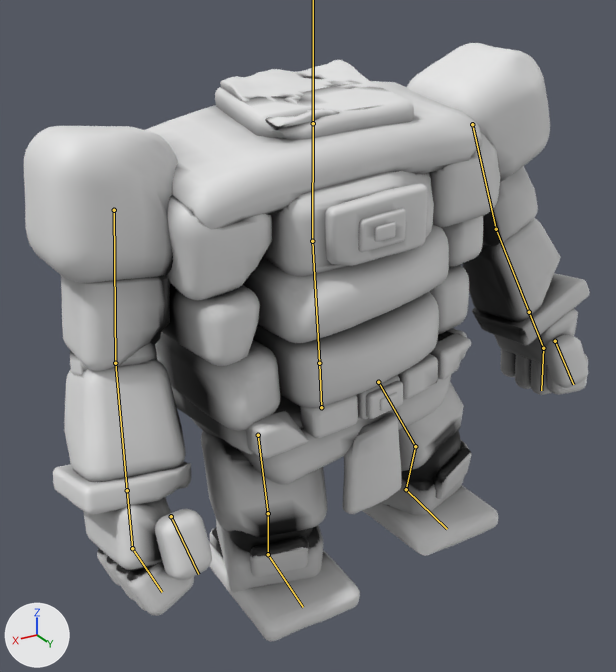
The glTF model assets/models/headless_body.glb as it was, and as the next commit left it.
The view is the same before and after, from a camera (50 mm lens) standing at (6.12, 9.3, 8.37) and looking at (0.72, 0.3, 3.87). Lighting does not change. The marker at lower left points along +X, +Y and +Z. The first picture is the older version. Both versions are drawn at frame 7 of the action 'turn_open_l'; the numbers are the values there. The bones that change, and the others that lie on the model, are drawn over the model as lines.

Names of what the first picture shows: 'Body'.
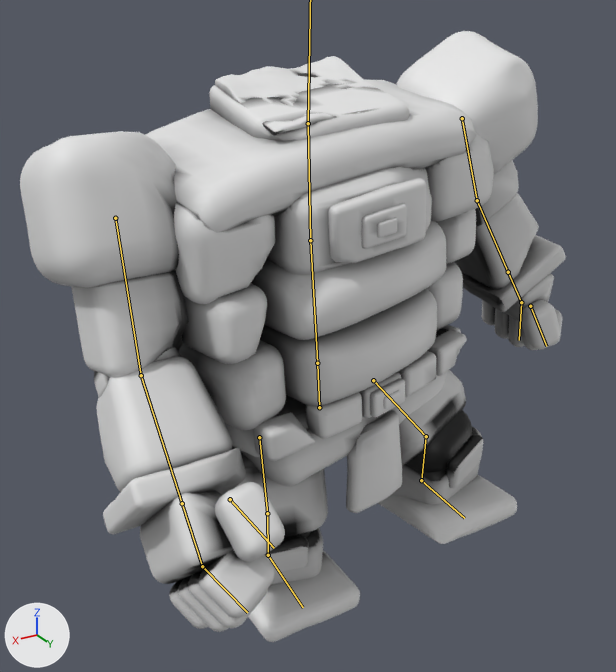
What differs and where, as boxes [x1, y1, x2, y2] in the pictures (616 x 672 px):
'Body', posed
    before: [24, 43, 590, 641]
    after: [20, 31, 566, 642]
bone 'hips', root to tip
    before: (321, 407) to (319, 363)
    after: (319, 407) to (317, 363)
bone 'spine', root to tip
    before: (319, 363) to (312, 241)
    after: (317, 363) to (310, 240)
bone 'chest', root to tip
    before: (312, 241) to (313, 123)
    after: (310, 240) to (308, 123)
bone 'upper_arm.L', root to tip
    before: (472, 124) to (496, 229)
    after: (462, 118) to (477, 200)
bone 'forearm.L', root to tip
    before: (496, 229) to (529, 312)
    after: (477, 200) to (508, 272)
bone 'upper_arm.R', root to tip
    before: (114, 210) to (115, 363)
    after: (115, 218) to (141, 375)
bone 'forearm.R', root to tip
    before: (115, 363) to (127, 490)
    after: (141, 375) to (182, 503)
bone 'thigh.L', root to tip
    before: (378, 382) to (415, 446)
    after: (373, 380) to (426, 436)
bone 'shin.L', root to tip
    before: (415, 446) to (406, 489)
    after: (426, 436) to (421, 480)
bone 'foot.L', root to tip
    before: (406, 489) to (447, 529)
    after: (421, 480) to (464, 518)
bone 'thigh.R', root to tip
    before: (258, 435) to (268, 513)
    after: (259, 437) to (267, 513)
bone 'shin.R', root to tip
    before: (268, 513) to (268, 554)
    after: (267, 513) to (268, 555)

What the commit changed:
Bone 'hips' (bone_hips) moves from (0.32, -0.04, 0.0) to (0.35, -0.03, 0.0).
Bone 'hips' (bone_hips) turns from (0, 7, -3) to (0, 11, -3) degrees about its own x, y and z.
Bone 'spine' (bone_spine) turns from (-3, 0, -3) to (-2, 0, -2) degrees about its own x, y and z.
Bone 'chest' (bone_chest) turns from (-5, -7, 1) to (-5, -7, -1) degrees about its own x, y and z.
Bone 'neck' (bone_neck) turns from (0, -4, 0) to (-4, -6, 0) degrees about its own x, y and z.
Bone 'upper_arm.L' (bone_upper_arm_l) turns from (4, -1, 20) to (-11, 6, 27) degrees about its own x, y and z.
Bone 'forearm.L' (bone_forearm_l) turns from (14, 0, 0) to (20, 0, 0) degrees about its own x, y and z.
Bone 'upper_arm.R' (bone_upper_arm_r) turns from (11, 2, -11) to (22, 3, -7) degrees about its own x, y and z.
Bone 'forearm.R' (bone_forearm_r) turns from (14, 0, 0) to (26, 0, 0) degrees about its own x, y and z.
Bone 'thigh.L' (bone_thigh_l) turns from (28, -9, 11) to (48, -5, 14) degrees about its own x, y and z.
Bone 'shin.L' (bone_shin_l) turns from (-47, 0, 0) to (-63, 0, 0) degrees about its own x, y and z.
Bone 'foot.L' (bone_foot_l) turns from (24, -3, -21) to (24, -8, -22) degrees about its own x, y and z.
Bone 'thigh.R' (bone_thigh_r) turns from (11, 24, 1) to (7, 28, 1) degrees about its own x, y and z.
Bone 'shin.R' (bone_shin_r) turns from (-32, 0, 0) to (-27, 0, 0) degrees about its own x, y and z.
